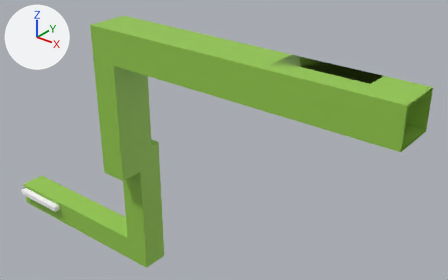
Before and after pictures for a commit that changed the OBJ model Pivot/assets/meshes/tutorial/tutorial_0000_dec.obj.
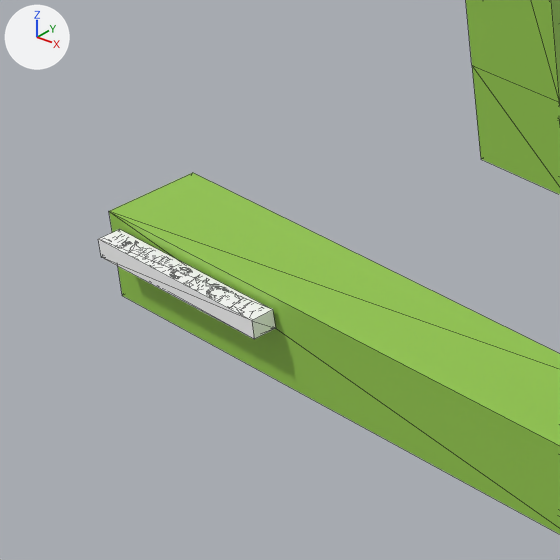
Old and new are each drawn whole from a 50 mm camera at (1615.0, -1680.0, 1197.0) aimed at (634.0, -454.0, 437.0) and again close up on the part from 0% to 27% of the width and 49% to 93% of the height. Every picture has the same lights, and +X, +Y and +Z are marked at upper left. The close-ups show mesh edges as thin lines. Where no turn or scale is listed for an object, it has been applied to the vertices. Vertices at the same position are counted once.

Objects in the first close-up: 'Cube.044_Cube.049'.
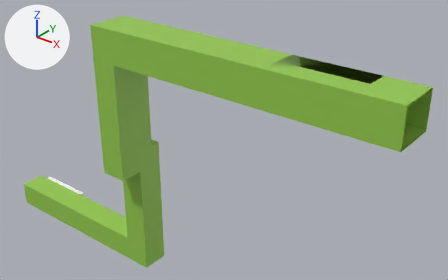
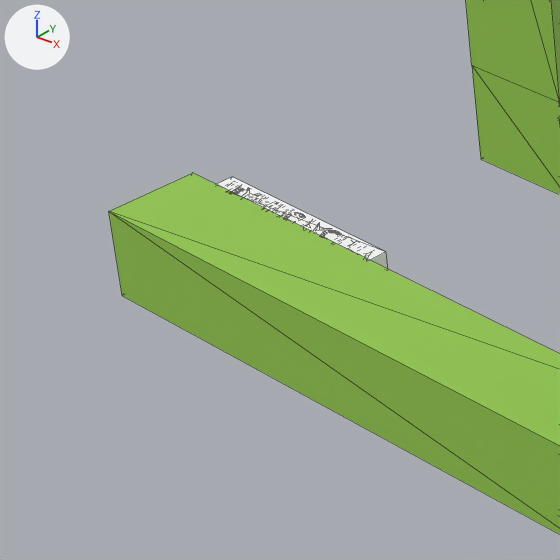
The change, as a list of edits to the scene's bpy script:
```text
Change me_cube_044_cube_049:
    where me_cube_044_cube_049.from_pydata(...)  # 900 vertices, 1736 faces; spans x -182.0..1227.0, y -667.0..-520.0, z -10.0..765.0
    used by ob_cube_044_cube_049; location = (0.0, 0.0, 0.0)
    me_cube_044_cube_049 part 1: the loose piece of 16 vertices spanning x -166.0..25.0, y -622.0..-603.0, z 42.0..59.0 is moved by (0.0, 108.0, 0.0)
```

Where the change shows, as pixel boxes (x1, y1, x2, y2) in the close-ups (560 x 560 px; the box of a moved part takes in the faces that stretch with it):
'Cube.044_Cube.049', reshaped
    before: (98, 0, 560, 534)
    after: (109, 0, 560, 534)
part 1 of me_cube_044_cube_049, moved or reshaped
    before: (98, 229, 275, 339)
    after: (217, 177, 388, 269)
